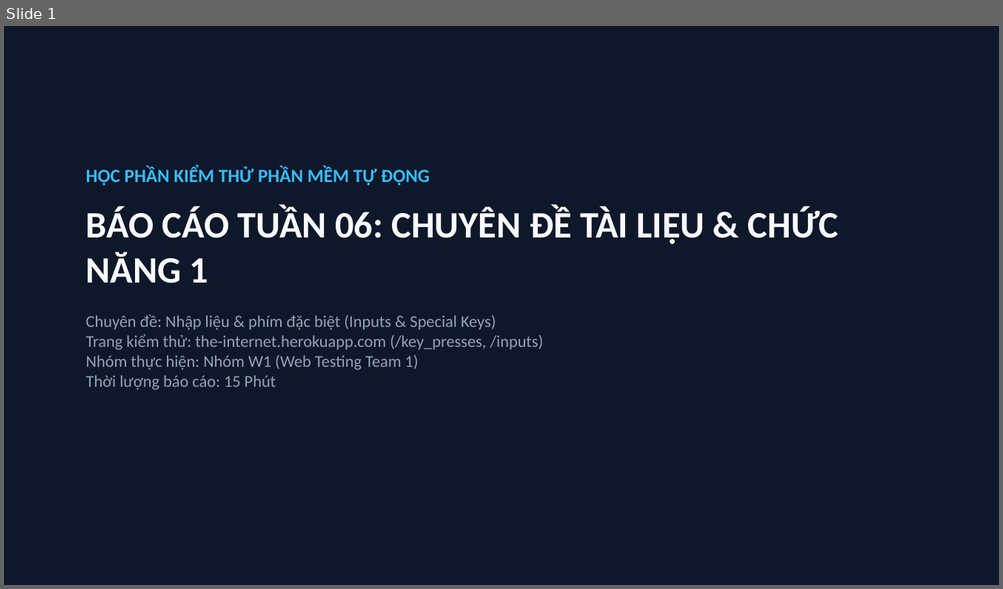
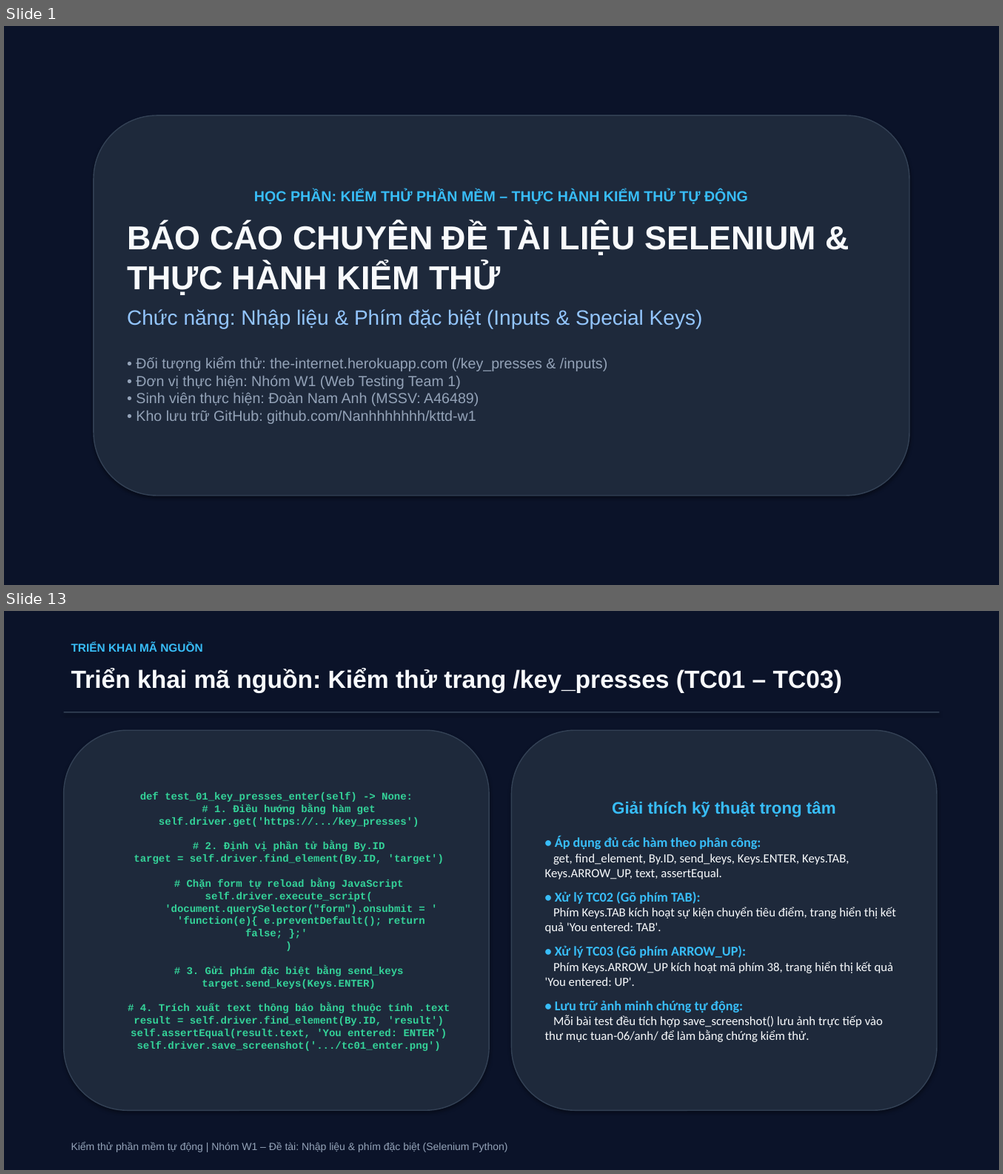
Before and after one commit to Nanhhhhhhh/kttd-w1, a slide deck: tuan-06/slide_tuan06_w1.pptx. Shown one above the other, each under a label of ours: slide 1 before the commit, slides 1 and 13 after it; the slides between them are not shown. The pictures are 1003x589 and 1003x1174 pixels, drawn with LibreOffice and Linux fonts; fonts in the diff are those of the drawing. Boxes give left, top, right and bottom in pixels: in the first picture for what was removed or moved away, otherwise in the second. Text is boxed around its words. In the diff, an @@ line names an element or a change of style, - is before the commit and + after.

Commit message:
T06: Nâng cấp bộ Slide báo cáo 18 trang chuyên sâu (PPTX & HTML)

```diff
--- a/tuan-06/slide_tuan06_w1.pptx
+++ b/tuan-06/slide_tuan06_w1.pptx
@@ slide 13 added at [4,611,999,1170], background #FFFFFF @@
@@ rectangle added at [4,611,999,1170], fill #0B1329 @@
@@ text added at [71,643,202,652], 11 pt, text #38BDF8, bold @@
+TRIỂN KHAI MÃ NGUỒN
@@ text added at [71,668,842,693], 24 pt, text #F8FAFC, bold @@
+Triển khai mã nguồn: Kiểm thử trang /key_presses (TC01 – TC03)
@@ rectangle added at [64,712,939,712], fill #334155 @@
@@ rounded rectangle added at [64,730,489,1111], fill #1E293B, outline #334155 1 pt, 10 pt, text #34D399, bold @@
+def test_01_key_presses_enter(self) -> None:
+# 1. Điều hướng bằng hàm get
+self.driver.get('https://.../key_presses')
+# 2. Định vị phần tử bằng By.ID
+target = self.driver.find_element(By.ID, 'target')
+# Chặn form tự reload bằng JavaScript
+self.driver.execute_script(
+'document.querySelector("form").onsubmit = '
+'function(e){ e.preventDefault(); return false; };'
+)
+# 3. Gửi phím đặc biệt bằng send_keys
+target.send_keys(Keys.ENTER)
+# 4. Trích xuất text thông báo bằng thuộc tính .text
+result = self.driver.find_element(By.ID, 'result')
+self.assertEqual(result.text, 'You entered: ENTER')
+self.driver.save_screenshot('.../tc01_enter.png')
@@ rounded rectangle added at [512,730,936,1111], fill #1E293B, outline #334155 1 pt, 12 pt, text #F8FAFC @@
+Giải thích kỹ thuật trọng tâm
+• Áp dụng đủ các hàm theo phân công:
+get, find_element, By.ID, send_keys, Keys.ENTER, Keys.TAB, Keys.ARROW_UP, text, assertEqual.
+• Xử lý TC02 (Gõ phím TAB):
+Phím Keys.TAB kích hoạt sự kiện chuyển tiêu điểm, trang hiển thị kết quả 'You entered: TAB'.
+• Xử lý TC03 (Gõ phím ARROW_UP):
+Phím Keys.ARROW_UP kích hoạt mã phím 38, trang hiển thị kết quả 'You entered: UP'.
+• Lưu trữ ảnh minh chứng tự động:
+Mỗi bài test đều tích hợp save_screenshot() lưu ảnh trực tiếp vào thư mục tuan-06/anh/ để làm bằng chứng kiểm thử.
@@ text added at [71,1142,507,1153], 10 pt, text #94A3B8 @@
+Kiểm thử phần mềm tự động | Nhóm W1 – Đề tài: Nhập liệu & phím đặc biệt (Selenium Python)
@@ slide 1 changed as well @@
@@ rectangle at [4,26,999,585]: fill #0F172A to #0B1329 @@
@@ rounded rectangle "HỌC PHẦN: KIỂM THỬ PHẦN ...": place and size @@
-rounded rectangle "HỌC PHẦN: KIỂM THỬ PHẦN ..." at [86,167,838,390]
+rounded rectangle "HỌC PHẦN: KIỂM THỬ PHẦN ..." at [94,116,909,496]
@@ rounded rectangle "HỌC PHẦN: KIỂM THỬ PHẦN ..." at [94,116,909,496]: vertical alignment top to middle; fill none to #1E293B; outline none to #334155 1 pt; shadow on @@
@@ text in rounded rectangle at [127,190,815,424]: text changed; size 16 to 14 pt; font Calibri to Arial @@
-HỌC PHẦN KIỂM THỬ PHẦN MỀM TỰ ĐỘNG
-BÁO CÁO TUẦN 06: CHUYÊN ĐỀ TÀI LIỆU & CHỨC NĂNG 1
-Chuyên đề: Nhập liệu & phím đặc biệt (Inputs & Special Keys)
-Trang kiểm thử: the-internet.herokuapp.com (/key_presses, /inputs)
-Nhóm thực hiện: Nhóm W1 (Web Testing Team 1)
-Thời lượng báo cáo: 15 Phút
+HỌC PHẦN: KIỂM THỬ PHẦN MỀM – THỰC HÀNH KIỂM THỬ TỰ ĐỘNG
+BÁO CÁO CHUYÊN ĐỀ TÀI LIỆU SELENIUM & THỰC HÀNH KIỂM THỬ
+Chức năng: Nhập liệu & Phím đặc biệt (Inputs & Special Keys)
+• Đối tượng kiểm thử: the-internet.herokuapp.com (/key_presses & /inputs)
+• Đơn vị thực hiện: Nhóm W1 (Web Testing Team 1)
+• Sinh viên thực hiện: Đoàn Nam Anh (MSSV: A46489)
+• Kho lưu trữ GitHub: github.com/Nanhhhhhhh/kttd-w1
```
Also in this commit, not shown: 3 other slides changed, 13 other slides added, 5 slides removed, 3 other files.
